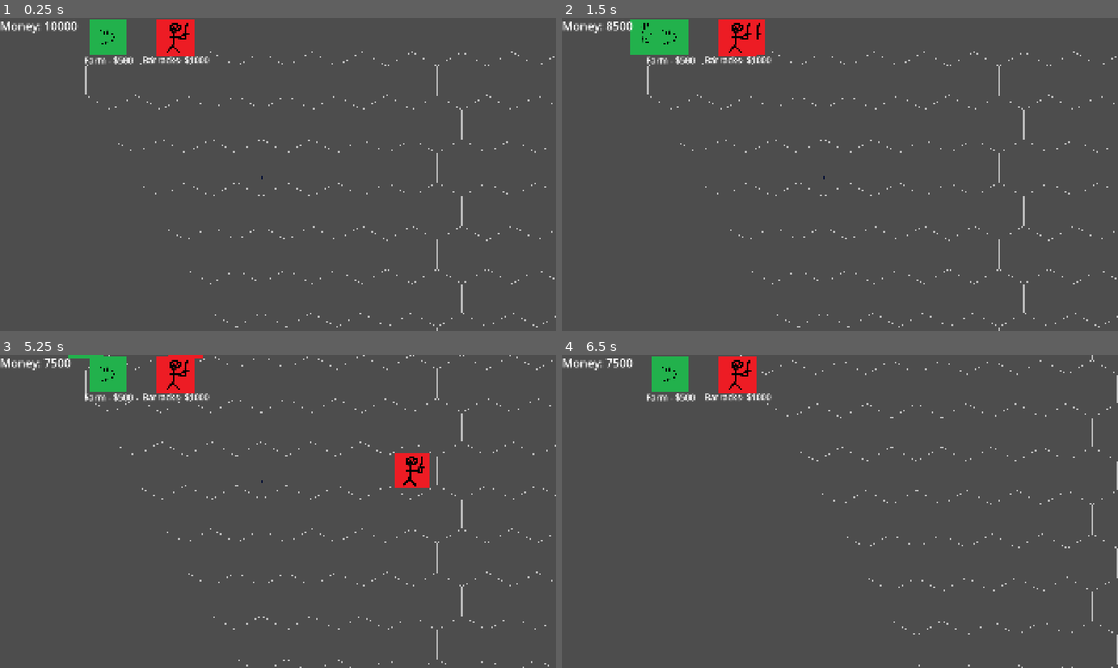
Above: before the commit, frames 1-4 (two rows, left to right).
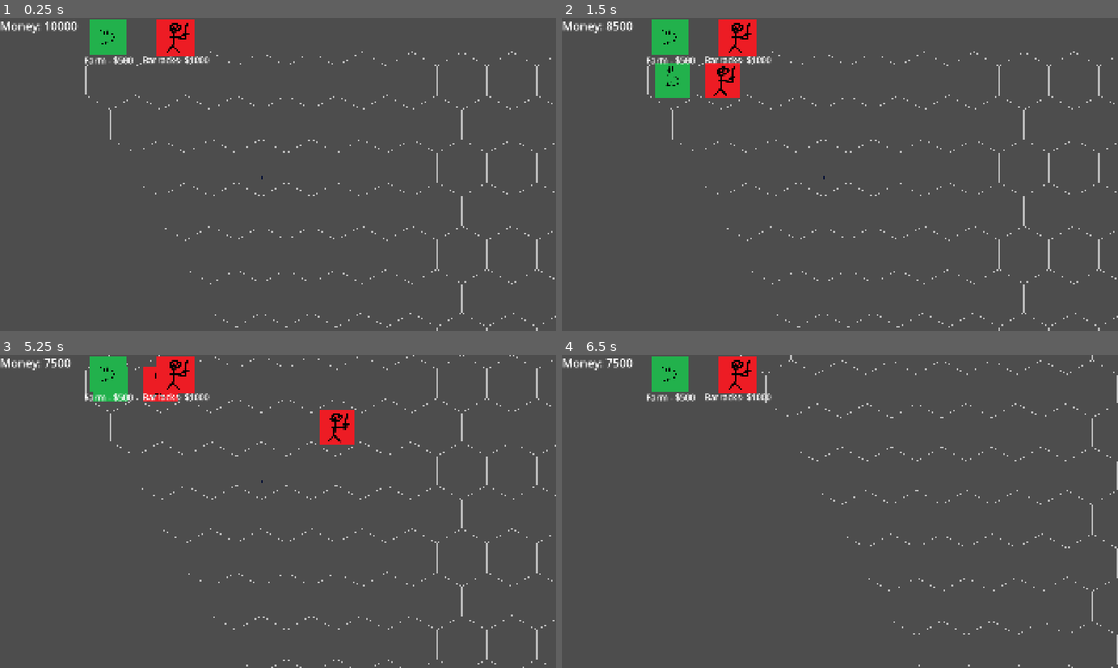
Above: after the commit, the same moments.

Repository: NathanBerglas/ROR-Testing
Game: Godot game, scene res://scenes/Player.tscn
The game is run twice, just before and just after one commit, with the same random seed, the same clock (stepped at 60 frames per second) and the same inputs. This scene is started directly instead of the project's main scene.
Inputs (mouse positions are in pixels of both pictures, inside the frame that each line leads up to):
- Up to frame 1 (0.25 s): no input
- Up to frame 2 (1.5 s): click (667, 36) at 0.5 s; click (739, 36) at 1.25 s
- Up to frame 3 (5.25 s): click (105, 373) at 2 s; click (177, 373) at 2.75 s; click (105, 373) at 3.5 s; click (177, 373) at 4.25 s; tap Enter at 5 s; move the mouse to (400, 495) at 5.02 s; hold S (move_camera_down) from 5.03 s (still down)
- Up to frame 4 (6.5 s): move the mouse to (728, 527) at 5.77 s; release S (move_camera_down) at 5.78 s; tap A (move_camera_left) at 5.85 s

The runs differ from the first frame. In frame 1, 0.5% of the frame differs, in the area x 19-100%, y 10-100%; in frame 2, 2.5%; in frame 3, 2.6%, in the area x 12-100%, y 0-100%; in frame 4, 0.2%.
Error in both runs: Invalid access to property or key 'group' on a base object of type 'Node2D (meeple_control.gd)'. (res://scripts/Buildings/barracks.gd:31)

Commit message:
Added AStar for meeple movement and added hex_center. Not working completly (placing buildings seems to correspond to wierd hexes) and yet to be tested.

Diff:
--- a/project.godot
+++ b/project.godot
@@ -12,7 +12,7 @@
 
 config/name="ROR Testing"
 run/main_scene="uid://cqyjg1x55n0jr"
-config/features=PackedStringArray("4.5", "Forward Plus")
+config/features=PackedStringArray("4.4", "Forward Plus")
 boot_splash/image="uid://bts1p38b5qivq"
 config/icon="res://assets/icon.svg"
 
--- a/scripts/Buildings/barracks.gd
+++ b/scripts/Buildings/barracks.gd
@@ -25,7 +25,7 @@
 		add_child(instance)
 		p.set_id(instance)
 
-		instance.set_global_position(grid._axial_hex_to_coord(tempVector))
+		instance.set_global_position(grid.axial_hex_to_coord(tempVector))
 
 		p.unorderedMeeples.push_back(instance)
 		p.group[0].push_back(instance)
--- a/scripts/Buildings/buildingControl.gd
+++ b/scripts/Buildings/buildingControl.gd
@@ -67,9 +67,9 @@
 		buildings.pop_back()[2].queue_free()
 		return
 	buildings[buildings.size() - 1][2].fake = false
-	buildings[buildings.size() - 1][2].global_position = grid._axial_hex_to_coord(grid._coord_to_axial_hex(get_global_mouse_position()))
-	buildings[buildings.size() - 1][1] = grid._coord_to_axial_hex(get_global_mouse_position())
-	grid._update_grid(grid._coord_to_axial_hex(get_global_mouse_position()), 2)
+	buildings[buildings.size() - 1][2].global_position = grid.hex_center(get_global_mouse_position())
+	buildings[buildings.size() - 1][1] = grid.coord_to_axial_hex(get_global_mouse_position())
+	grid._update_grid(grid.coord_to_axial_hex(get_global_mouse_position()), 2)
 	money -= 500
 
 func _on_barracks_button_pressed():
@@ -101,12 +101,12 @@
 		buildings.pop_back()[2].queue_free()
 		return
 	buildings[buildings.size() - 1][2].fake = false
-	buildings[buildings.size() - 1][2].global_position = grid._axial_hex_to_coord(grid._coord_to_axial_hex(get_global_mouse_position()))
-	buildings[buildings.size() - 1][1] = grid._coord_to_axial_hex(get_global_mouse_position())
+	buildings[buildings.size() - 1][2].global_position = grid.hex_center(get_global_mouse_position())
+	buildings[buildings.size() - 1][1] = grid.coord_to_axial_hex(get_global_mouse_position())
 
 
-	grid._update_grid(grid._coord_to_axial_hex(get_global_mouse_position()), 2)
-	var tempVector = grid._coord_to_axial_hex(get_global_mouse_position())
+	grid._update_grid(grid.coord_to_axial_hex(get_global_mouse_position()), 2)
+	var tempVector = grid.coord_to_axial_hex(get_global_mouse_position())
 	tempVector.x += 1
 	grid._update_grid(tempVector, 1)
 
--- a/scripts/Meeples/meeple_control.gd
+++ b/scripts/Meeples/meeple_control.gd
@@ -68,7 +68,7 @@
 		instance.UNIQUEID = MEEPLE_ID_COUNTER
 		MEEPLE_ID_COUNTER += 1
 
-		instance.global_position = grid._axial_hex_to_coord(grid._coord_to_axial_hex(get_global_mouse_position()))
+		instance.global_position = grid.hex_center(get_global_mouse_position())
 
 		#instance.target = group_targets[0]
 
@@ -85,7 +85,7 @@
 
 	#Orders all meeples to a location
 	elif Input.is_action_just_pressed("super_order"):
-		group_targets[0] = grid._axial_hex_to_coord(grid._coord_to_axial_hex(get_global_mouse_position()))
+		group_targets[0] = grid.hex_center(get_global_mouse_position())
 		targetMarker.global_position = group_targets[0]
 
 		for m in unorderedMeeples:
@@ -179,7 +179,7 @@
 
 #Order all the selected meeples to that place
 func _on_order_button_pressed():
-	group_targets[0] = grid._axial_hex_to_coord(grid._coord_to_axial_hex(RCLICKMENU.get_global_position()))
+	group_targets[0] = grid.hex_center(RCLICKMENU.get_global_position())
 	targetMarker.global_position = group_targets[0]
 	for m in unorderedMeeples:
 		if m.selected:
@@ -328,13 +328,13 @@
 	# This algorithim goes through each meeple, saves the vector they are in, then sets the tile a meeple moved out of to clear
 	#It then sets all vectors seen to have a meeple in them in the grid
 	for i in range(unorderedMeeples.size()):
-		if unorderedMeeples[i].pos != grid._coord_to_axial_hex(unorderedMeeples[i].rb.get_global_position()):
+		if unorderedMeeples[i].pos != grid.coord_to_axial_hex(unorderedMeeples[i].rb.get_global_position()):
 
 			if grid.axial_probe(unorderedMeeples[i].pos).classification == 3:
 
 				grid.update_grid(unorderedMeeples[i].pos, 0)
-			unorderedMeeples[i].pos = grid._coord_to_axial_hex(unorderedMeeples[i].rb.get_global_position())
-		gridVectorsSeen.push_back(grid._coord_to_axial_hex(unorderedMeeples[i].rb.get_global_position()))
+			unorderedMeeples[i].pos = grid.coord_to_axial_hex(unorderedMeeples[i].rb.get_global_position())
+		gridVectorsSeen.push_back(grid.coord_to_axial_hex(unorderedMeeples[i].rb.get_global_position()))
 
 	for v in gridVectorsSeen:
 		if grid.axial_probe(v).classification == 0:
@@ -347,11 +347,11 @@
 
 		if atDest(unorderedMeeples[i]):
 			for v in vectorsSeen:
-				if v == grid._coord_to_axial_hex(unorderedMeeples[i].rb.get_global_position()):
-					vectorsSaved.push_back(grid._coord_to_axial_hex(unorderedMeeples[i].rb.get_global_position()))
+				if v == grid.coord_to_axial_hex(unorderedMeeples[i].rb.get_global_position()):
+					vectorsSaved.push_back(grid.coord_to_axial_hex(unorderedMeeples[i].rb.get_global_position()))
 					found = true
 			if !found:
-				vectorsSeen.push_back(grid._coord_to_axial_hex(unorderedMeeples[i].rb.get_global_position()))
+				vectorsSeen.push_back(grid.coord_to_axial_hex(unorderedMeeples[i].rb.get_global_position()))
 			found = false
 
 	for v in vectorsSaved:
@@ -360,7 +360,7 @@
 		var i = 0
 		while i < (unorderedMeeples.size()):
 
-			if grid._coord_to_axial_hex(unorderedMeeples[i].rb.get_global_position()) == v:
+			if grid.coord_to_axial_hex(unorderedMeeples[i].rb.get_global_position()) == v:
 				if base == null:
 					base = unorderedMeeples[i]
 				else:
--- a/scripts/grid.gd
+++ b/scripts/grid.gd
@@ -8,15 +8,27 @@
 
 var grid: Array = []
 
+const HEX_DIRS := [
+	Vector2i(1, 0),
+	Vector2i(1, -1),
+	Vector2i(0, -1),
+	Vector2i(-1, 0),
+	Vector2i(-1, 1),
+	Vector2i(0, 1),
+]
+
+var astar = AStar2D.new()
 
 class tile:
 	var hex: Vector2i # (q, r)
 	var classification: int = 0 # 0 is empty, 1 is obstruction, 2 is building, and 3 is meeple
-
+	var traversable = true
+	var traversal_difficulty = 1.0 # Must be nonzero for AStar (i think?)
+	var biome = 0 # 0 is undefined biome
 	func _init(hex, _classification = 0):
-		hex = hex
-		classification = _classification
-
+		self.hex = hex
+		self.classification = _classification
+		self.traversable = (classification == 0) # Only traversable if empty
 
 # Internal script to edit the grid, this is for placing a building, moving a meeple, etc.
 func _update_grid(hex: Vector2i, classification: int):
@@ -31,16 +43,16 @@
 #Chat if needed
 func update_grid(hex: Vector2i, classification: int):
 	var tile_to_update = grid[hex.x][hex.y]
-	print(classification)
+	#print(classification)
 	grid[hex.x][hex.y] = tile.new(tile_to_update.hex, classification)
-	print(grid[hex.x][hex.y].classification)
-
+	if classification != 0:
+		astar.set_point_disabled(_hex_to_id(hex), true)
+	#print(grid[hex.x][hex.y].classification)
 
 #Added by Jacob -> Prob by takes axial Hex
 func axial_probe(coordinate: Vector2i):
 	var tile_pos: Vector2i = coordinate
 	return grid[tile_pos.x][tile_pos.y]
-
 
 # Takes the precise hex location and properly rounds it
 func _hex_round(frac: Vector2) -> Vector2i:
@@ -65,49 +77,79 @@
 
 	return Vector2i(rx, rz)
 
+func _hex_in_bounds(hex: Vector2i) -> bool:
+	return hex.x >= 0 and hex.y >= 0 \
+		and hex.x < GRID_COUNT.x and hex.y < GRID_COUNT.y
 
 # Takes the coordinates, ie. pixel position on map and coverts it to a hex position, ie. (q, r)
-func _coord_to_axial_hex(coordinate: Vector2i):
-	var q: float = (SQRT_3 / 3.0 * coordinate.x - 1.0 / 3.0 * coordinate.y) / HEX_SIZE
-	var r: float = (2.0 / 3.0 * coordinate.y) / HEX_SIZE
-	return _hex_round(Vector2(q, r))
+func coord_to_axial_hex(coordinate: Vector2i):
+	var q: int = (SQRT_3 / 3.0 * coordinate.x - 1.0 / 3.0 * coordinate.y) / HEX_SIZE
+	var r: int = (2.0 / 3.0 * coordinate.y) / HEX_SIZE
+	if _hex_in_bounds(Vector2i(q, r)):
+		return Vector2i(q, r)
+	else:
+		return Vector2(-1, -1)
 
+func axial_hex_to_coord(hex: Vector2i):
+	var x: int = HEX_SIZE * SQRT_3 * (hex.x + hex.y * 0.5)
+	var y: int = HEX_SIZE * 1.5 * hex.y
+	return Vector2i(x, y)
 
-func _axial_hex_to_coord(hex: Vector2i):
-	var x: float = HEX_SIZE * SQRT_3 * (hex.x + hex.y * 0.5)
-	var y: float = HEX_SIZE * 1.5 * hex.y
-	return Vector2(x, y)
-
+func hex_center(coordinate: Vector2i):
+	return axial_hex_to_coord(coord_to_axial_hex(coordinate))
 
 # Allow external scripts to check if a grid is empty, has a meeple, building, etc.
 func probe(coordinate: Vector2i):
-	var tile_pos: Vector2i = _coord_to_axial_hex(coordinate)
+	var tile_pos: Vector2i = coord_to_axial_hex(coordinate)
 	return grid[tile_pos.x][tile_pos.y]
 
-""" Old Code -> Moved to Building controller
-# Grid interface for placing buildings on the grid
-func order_building(coordinate: Vector2i):
-	var tile_hex: Vector2i = _coord_to_axial_hex(coordinate)
-	var tile_cord: Vector2i = _axial_hex_to_coord(coordinate)
-	if _update_grid(tile_hex, 2):
-		print("Buildaxial_to_worlding placement (@ coord", coordinate, "), is acceptable to grid, @ hex: ", tile_hex, ", and coord: ", tile_cord)
-		return [true, tile_cord]
-	else:
-		print("Failed in updating, cord: ", tile_cord, ", tile cord:, ", tile_cord)
-		return [false, tile_cord]
-"""
-""" Old Code -> Moved to Meeple controller
-# Grid interface for spawning meeples on the grid
-func order_meeple_spawn(coordinate: Vector2i):
-	var tile_hex: Vector2i = _coord_to_axial_hex(coordinate)
-	var tile_cord: Vector2i = _axial_hex_to_coord(tile_hex)
-	if _update_grid(tile_hex, 3):
-		print("Meeple spawn placement (@ coord", coordinate, "), is acceptable to grid, @ hex: ", tile_hex, ", and coord: ", tile_cord)
-		return [true, tile_cord]
-	else:
-		print("Failed in updating @ requested coord: ", coordinate, ", @ hex: ", tile_hex, ", and hex coord: ", tile_cord)
-		return [false, tile_cord]
-"""
+# For AStar indexing. Simply flattens hex
+func _hex_to_id(hex: Vector2i) -> int:
+	return hex.y * GRID_COUNT.x + hex.x
+
+func update_astar():
+	astar.clear()
+
+	for q in range(GRID_COUNT.x):
+		for r in range(GRID_COUNT.y):
+			var t: tile = grid[q][r]
+			var id = _hex_to_id(t.hex)
+			astar.add_point(_hex_to_id(t.hex), t.hex, t.traversal_difficulty)
+			if !t.traversable: # Tile is not traversable
+				astar.set_point_disabled(id, true)
+
+	for q in range(GRID_COUNT.x):
+		for r in range(GRID_COUNT.y):
+			var t: tile = grid[q][r]
+			var id = _hex_to_id(t.hex)
+			if !t.traversable:
+				continue
+			for direction in HEX_DIRS:
+				var next_hex = t.hex + direction
+				if !_hex_in_bounds(next_hex):
+					continue
+				var next_tile = grid[next_hex.x][next_hex.y]
+				if !next_tile.traversable:
+					astar.connect_points(id, _hex_to_id(next_tile.hex), false)
+
+func move_meeple(start_coord: Vector2i, end_coord: Vector2i):
+	var start_hex = coord_to_axial_hex(start_coord)
+	var start_id = _hex_to_id(start_hex)
+	var end_hex = coord_to_axial_hex(end_coord)
+	var end_id = _hex_to_id(end_hex)
+
+	# Check that destined grid spot is available
+	if !(grid[end_hex.x][end_hex.y].classification == 0) or !astar.is_point_disabled(start_id) or !astar.is_point_disabled(end_id):
+		return []
+
+	var path_ids = astar.get_id_path(start_id, end_id, false) # Do not allow partial paths
+	var path_hexes: Array[Vector2i] = []
+
+	for id in path_ids: # Unflatten path_ids
+		var q: int = id % GRID_COUNT.x
+		var r: int = id / GRID_COUNT.x
+		path_hexes.append(Vector2i(q, r))
+	return path_hexes
 
 func _ready():
 	for q in range(GRID_COUNT.x):
@@ -115,7 +157,8 @@
 		for r in range(GRID_COUNT.y):
 			row.append(tile.new(Vector2i(q, r)))
 		grid.append(row)
-	_draw()
+	update_astar()
+
 func draw_hex(center: Vector2, size: float, color: Color) -> void:
 	var points: PackedVector2Array = []
 	for i in range(6):
@@ -124,15 +167,10 @@
 #
 	for i in range(6):
 		draw_line(points[i], points[(i + 1) % 6], color, 1.0)
-
-# FOR TESTING!
-#func _process(delta):
-	#if Input.is_action_just_pressed("spawn_meeple"): #Testing purposes
-		#order_meeple_spawn(Vector2i(get_global_mouse_position()))
 	#
 func _draw():
 	for q in range(GRID_COUNT.x):
 		for r in range(GRID_COUNT.y):
 			var hex = Vector2i(q, r)
-			var center = _axial_hex_to_coord(hex)
+			var center = axial_hex_to_coord(hex)
 			draw_hex(center, HEX_SIZE, Color.GRAY)
